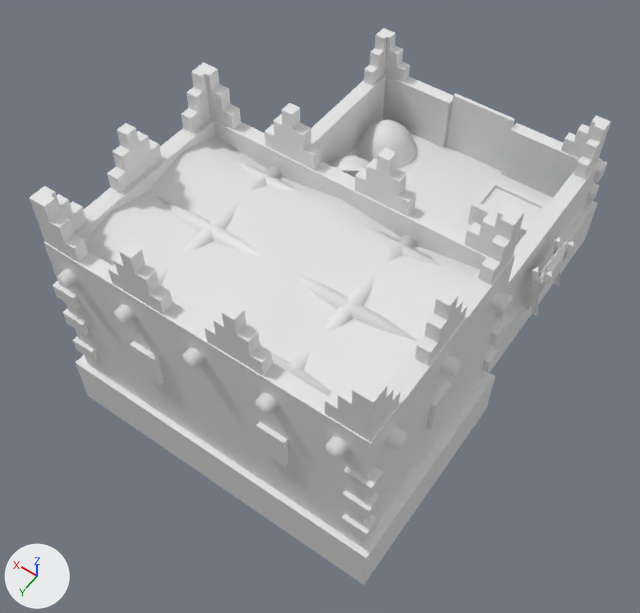
What one commit did to the COLLADA model art/meshes/structural/macrobian/corral.dae.
Rendered twice from a 50 mm camera at (-10.6, 17.3, 25.5) aimed at (0.1, 2.3, 1.9). The lights are fixed; the arrows at lower left show +X, +Y and +Z. The picture after the commit comes second. Where no turn or scale is listed for an object, it has been applied to the vertices.

Objects in the first picture: 'corral'.
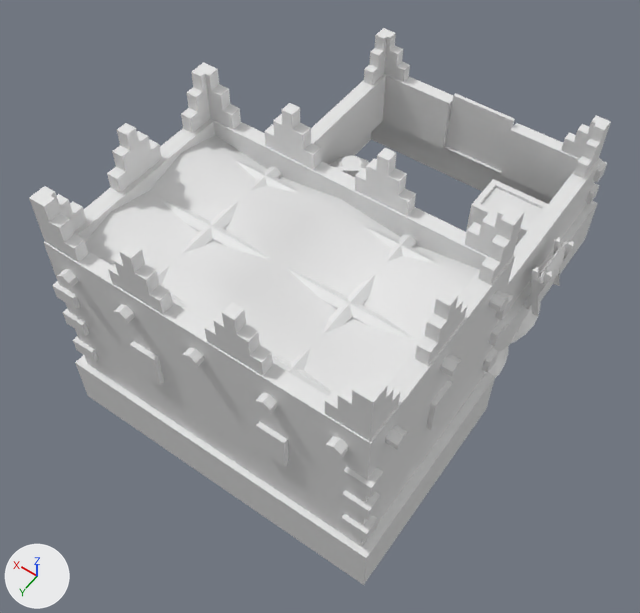
Where the newer file only moved an object's origin or applied its transform, the numbers keep the older frame.

Changed parts and their boxes (x1, y1, x2, y2) in the pictures (640 x 613 px):
```json
{"part": 1, "of": "me_esfera_480", "change": "added", "after": [489, 347, 509, 378]}
{"part": 2, "of": "me_esfera_480", "change": "added", "after": [511, 302, 541, 343]}
{"part": 3, "of": "me_esfera_480", "change": "cut back", "before": [347, 120, 553, 232]}
```

Edits to the scene script, one JSON object a line:
```json
{"block": "me_esfera_480", "where": "# used by ob_corral; location = (0.0, 0.0, 0.0)"}
{"op": "remove", "block": "me_esfera_480", "code": "me_esfera_480.from_pydata(...)  # 1377 vertices, 2106 faces; spans x -5.8..6.1, y -9.0..8.3, z -1.4..8.5"}
{"op": "add", "block": "me_esfera_480", "code": "me_esfera_480.from_pydata(...)  # 1601 vertices, 2476 faces; spans x -5.8..6.1, y -9.0..8.3, z -1.4..8.5"}
{"block": "me_esfera_480", "change": "me_esfera_480 part 1: the loose piece of 96 vertices spanning x -4.1..-1.6, y -2.4..0.1, z 0.7..1.9 is copied, and the copy is scaled about its middle by 2.07, then moved by (0.0, 0.0, -1.4); it spans x -5.5..-0.2, y -3.8..1.5, z -1.4..1.1"}
{"block": "me_esfera_480", "change": "me_esfera_480 part 2: the loose piece of 96 vertices spanning x -4.1..-1.5, y -5.0..-2.5, z 0.7..1.9 is copied, and the copy is scaled about its middle by 2.07, then moved by (0.0, 0.0, -1.4); it spans x -5.4..-0.2, y -6.4..-1.1, z -1.4..1.1"}
{"block": "me_esfera_480", "change": "me_esfera_480 part 3"}
{"block": "me_esfera_480", "change": "96 vertices are removed from x 2.0..4.5, y -8.1..-5.5, z 0.7..1.9"}
{"block": "me_esfera_480", "change": "162 faces are deleted"}
{"block": "me_esfera_480", "change": "1 vertex moves within x 3.3, y -5.5, z 0.7"}
{"block": "me_esfera_480", "change": "2 new faces join them"}
{"block": "me_esfera_480", "change": "other edits to the shape of me_esfera_480 do not show in these pictures"}
```
